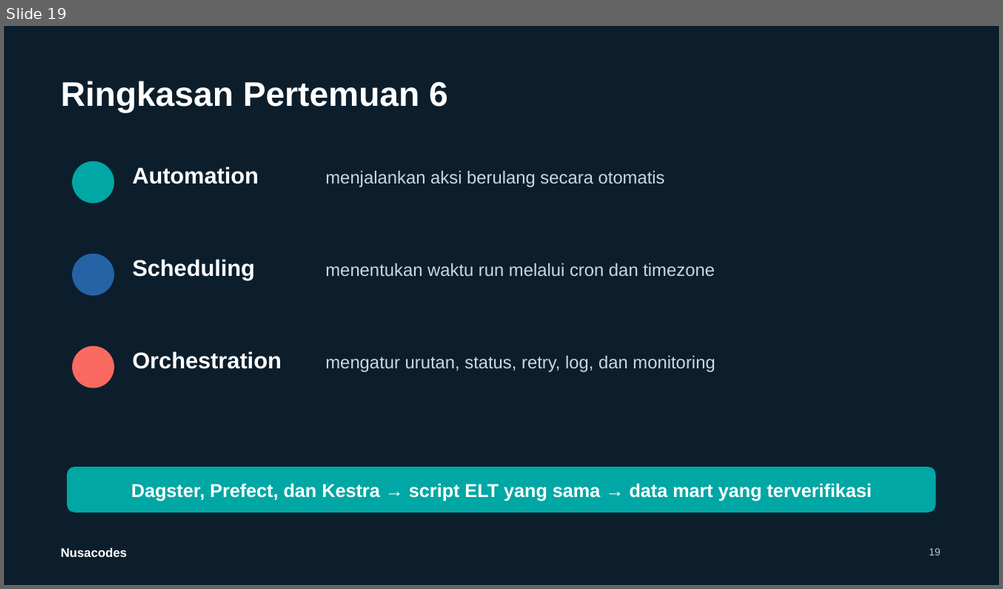
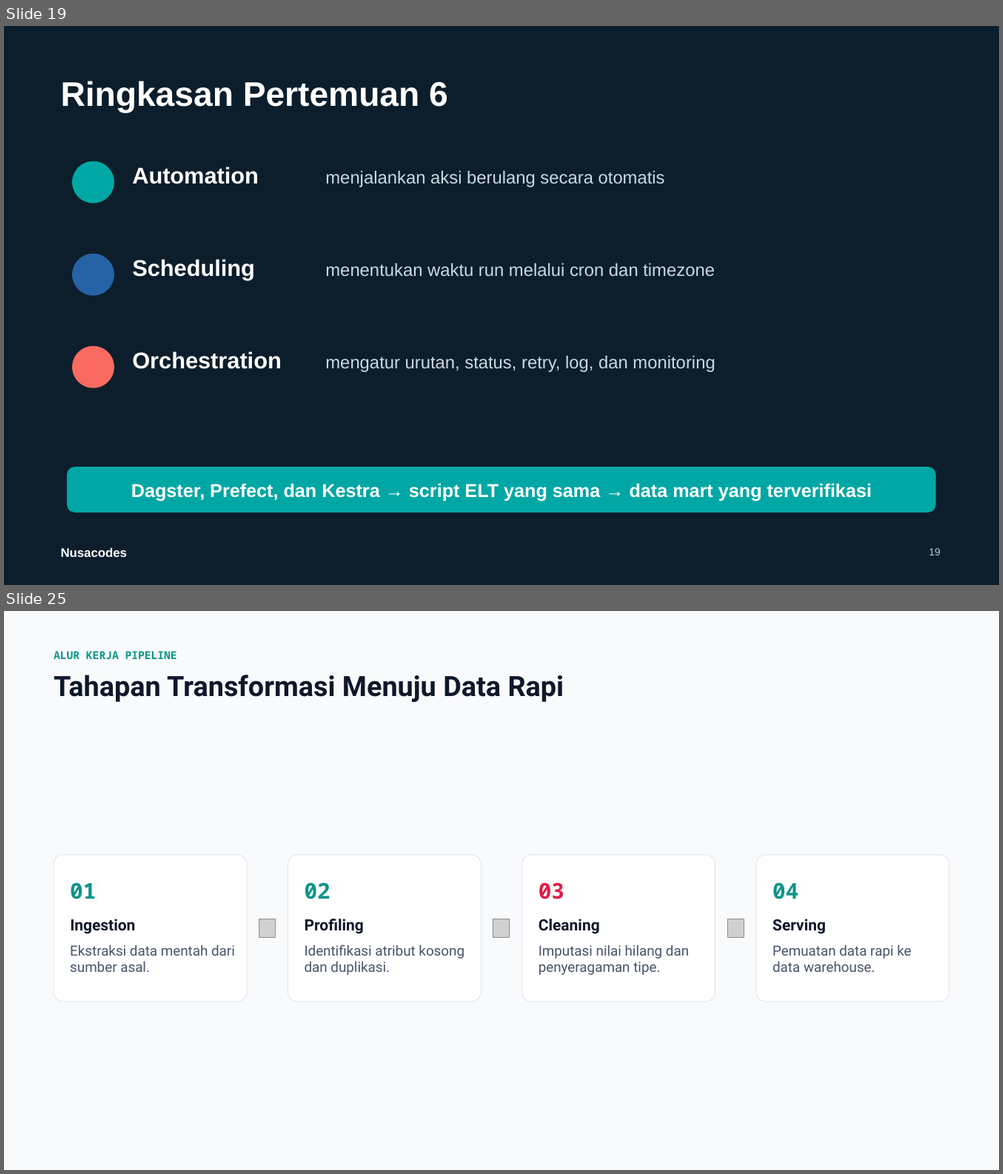
Before and after one commit to raffiainuls/bootcamp_beginner_de, a slide deck: pertemuan-6/slides/Pertemuan-6-Automation-Scheduling-dan-Orchestration.pptx. Shown one above the other, each under a label of ours: slide 19 before the commit, slides 19 and 25 after it; the slides between them are not shown. The pictures are 1003x589 and 1003x1174 pixels, drawn with LibreOffice and Linux fonts; fonts in the diff are those of the drawing; grey boxes stand for pictures. Boxes give left, top, right and bottom in pixels: in the first picture for what was removed or moved away, otherwise in the second. Text is boxed around its words. In the diff, an @@ line names an element or a change of style, - is before the commit and + after.

```diff
--- a/pertemuan-6/slides/Pertemuan-6-Automation-Scheduling-dan-Orchestration.pptx
+++ b/pertemuan-6/slides/Pertemuan-6-Automation-Scheduling-dan-Orchestration.pptx
@@ slide 25 added at (4,611,999,1170), background #F8FAFC @@
@@ text added at (54,651,177,659), 10.5 pt, text #0D9488, bold @@
+ALUR KERJA PIPELINE
@@ text added at (54,675,564,702), 27 pt, text #0F172A, bold @@
+Tahapan Transformasi Menuju Data Rapi
@@ rounded rectangle added at (54,855,247,1002), fill #FFFFFF, outline #E2E8F0 0.75 pt @@
@@ rounded rectangle added at (287,855,481,1002), fill #FFFFFF, outline #E2E8F0 0.75 pt @@
@@ rounded rectangle added at (522,855,715,1002), fill #FFFFFF, outline #E2E8F0 0.75 pt @@
@@ rounded rectangle added at (756,855,949,1002), fill #FFFFFF, outline #E2E8F0 0.75 pt @@
@@ text added at (70,883,96,900), 21 pt, text #0D9488, bold @@
+01
@@ text added at (304,883,330,900), 21 pt, text #0D9488, bold @@
+02
@@ text added at (538,883,564,900), 21 pt, text #E11D48, bold @@
+03
@@ text added at (772,883,798,900), 21 pt, text #0D9488, bold @@
+04
@@ text added at (70,919,135,934), 15 pt, text #0F172A, bold @@
+Ingestion
@@ picture added at (259,919,276,938) @@
@@ text added at (304,919,364,934), 15 pt, text #0F172A, bold @@
+Profiling
@@ picture added at (493,919,510,938) @@
@@ text added at (538,919,600,934), 15 pt, text #0F172A, bold @@
+Cleaning
@@ picture added at (728,919,744,938) @@
@@ text added at (772,919,825,934), 15 pt, text #0F172A, bold @@
+Serving
@@ text added at (70,945,235,972), 13.5 pt, text #475569 @@
+Ekstraksi data mentah dari sumber asal.
@@ text added at (304,945,464,975), 13.5 pt, text #475569 @@
+Identifikasi atribut kosong dan duplikasi.
@@ text added at (538,945,688,975), 13.5 pt, text #475569 @@
+Imputasi nilai hilang dan penyeragaman tipe.
@@ text added at (772,945,910,972), 13.5 pt, text #475569 @@
+Pemuatan data rapi ke data warehouse.
```
Also in this commit, not shown: 1 slide changed, 5 other slides added.
